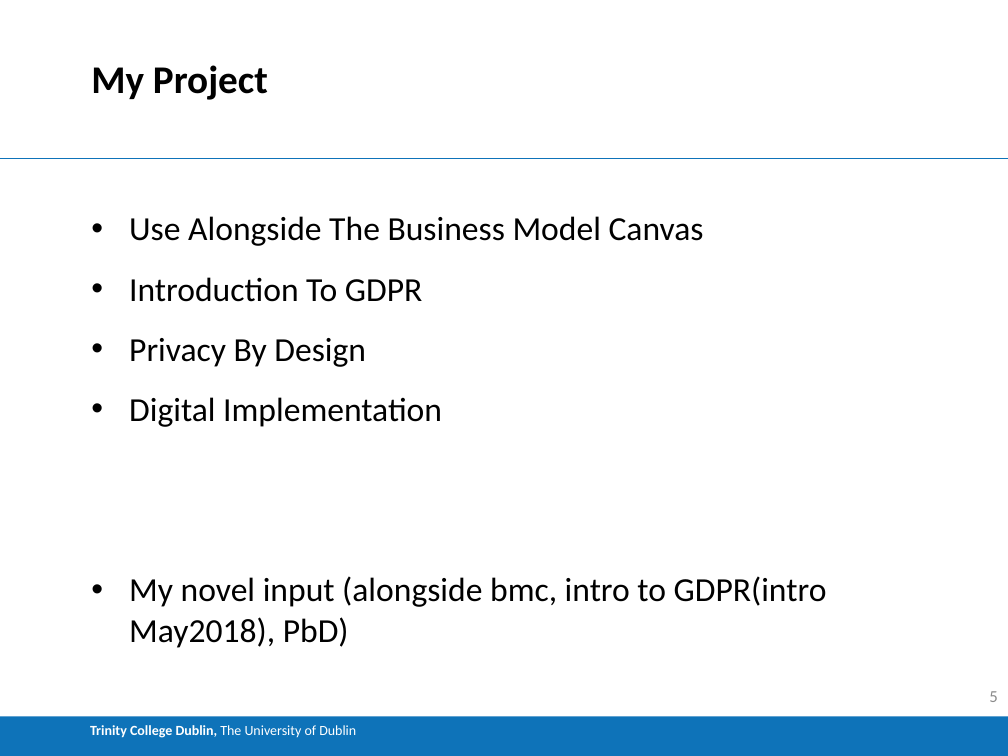
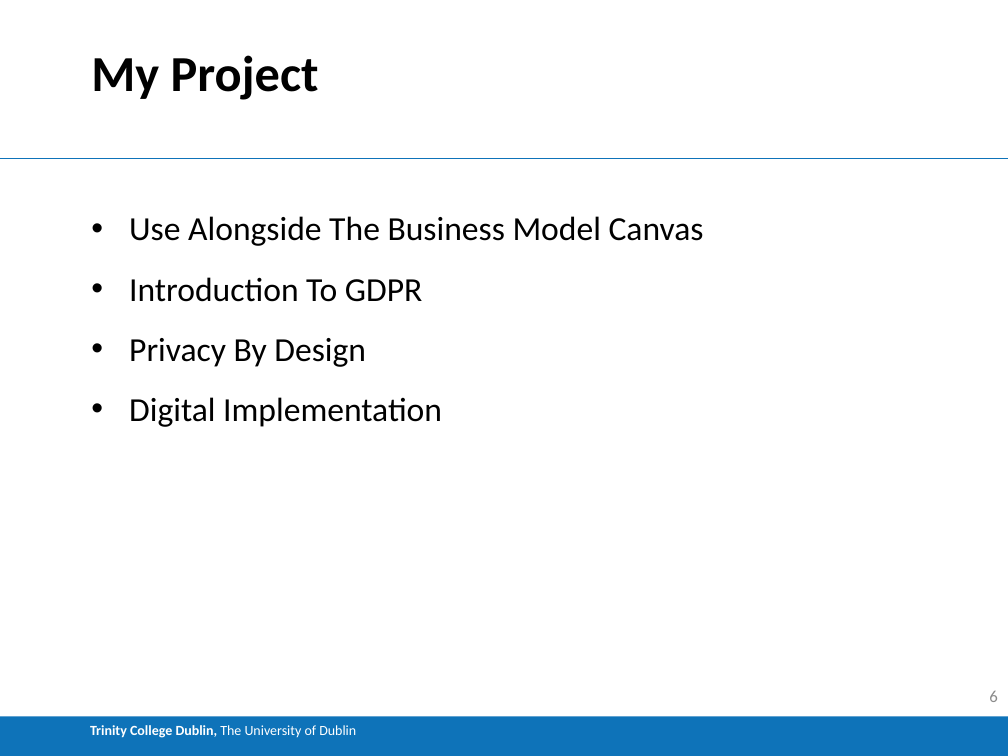
Before and after one commit to Buckley258/FYP, a slide deck: slide 6 of FYP_Demo.pptx (slide 5 before the commit). Drawn at 1008x756 pixels with LibreOffice and Linux fonts; fonts in the diff are those of the drawing. Boxes give left, top, right and bottom in pixels: in the first picture for what was removed or moved away, otherwise in the second. Text is boxed around its words. In the diff, an @@ line names an element or a change of style, - is before the commit and + after.

```diff
--- a/FYP_Demo.pptx
+++ b/FYP_Demo.pptx
@@ title "My Project" at (91, 55, 319, 100): size 28 to 36 pt @@
@@ text at (129, 576, 827, 648): paragraph removed @@
-• My novel input (alongside bmc, intro to GDPR(intro May2018), PbD)
@@ page number at (989, 691, 997, 702): text changed @@
-5
+6
```
Also in this commit, not shown: 16 other slides changed, 4 slides added, 3 slides removed, 2 other files.
